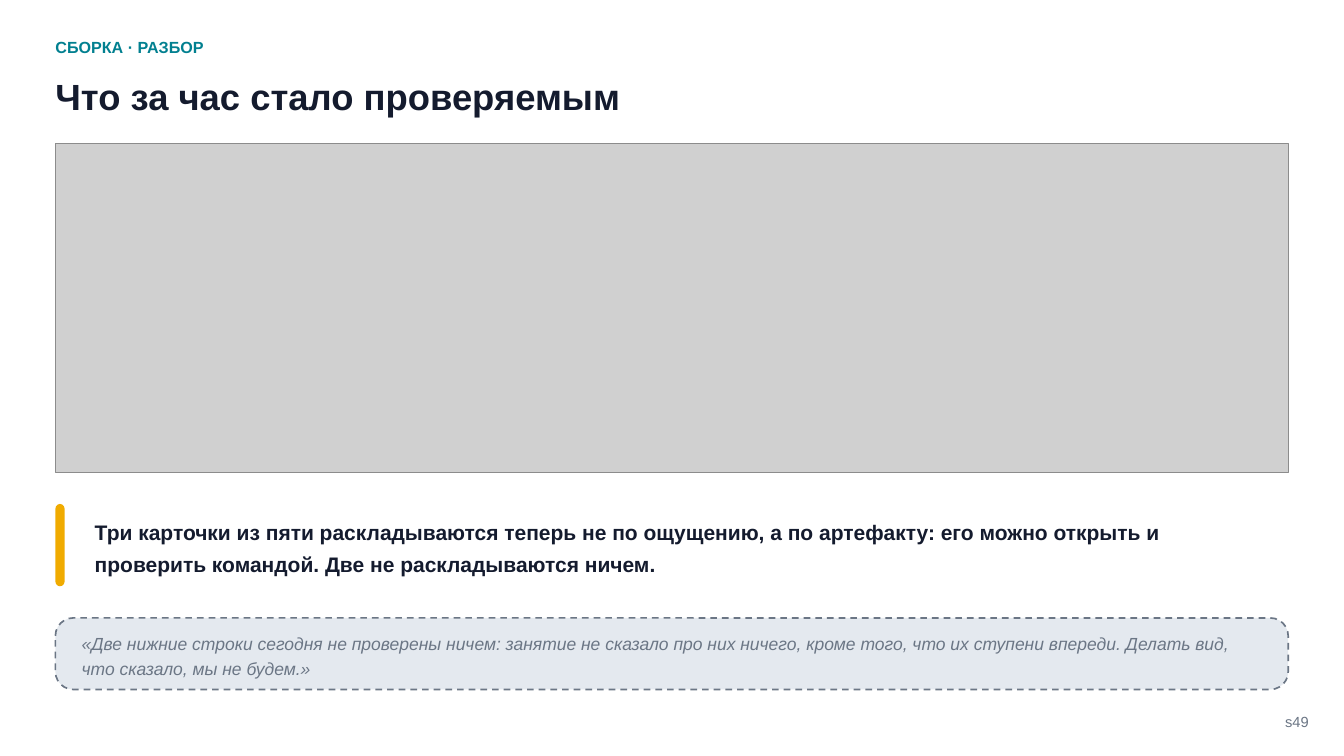
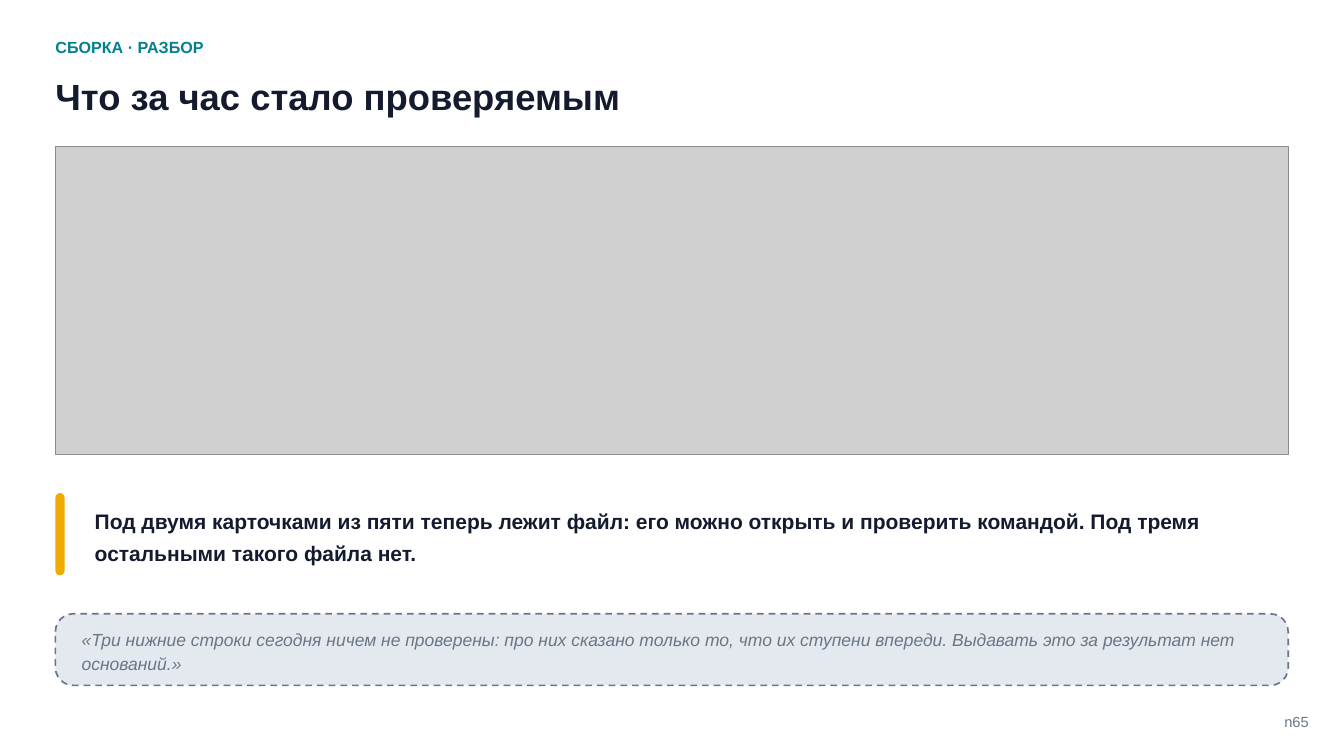
Before and after one commit to tellina-study/AI-usage-lessons, a slide deck: slide 65 of library/seminars/sem-05/rendered/sem-05.pptx (slide 49 before the commit). Drawn at 1344x756 pixels with LibreOffice and Linux fonts; fonts in the diff are those of the drawing; grey boxes stand for pictures. Boxes give left, top, right and bottom in pixels: in the first picture for what was removed or moved away, otherwise in the second. Text is boxed around its words. In the diff, an @@ line names an element or a change of style, - is before the commit and + after.

```diff
--- a/library/seminars/sem-05/rendered/sem-05.pptx
+++ b/library/seminars/sem-05/rendered/sem-05.pptx
@@ picture: place and size @@
-picture at (55,144,1289,473)
+picture at (55,146,1289,455)
@@ rounded rectangle: place and size @@
-rounded rectangle at (55,504,65,587)
+rounded rectangle at (55,493,65,576)
@@ text at (95,513,1199,565): text changed @@
-Три карточки из пяти раскладываются теперь не по ощущению, а по артефакту: его можно открыть и проверить командой. Две не раскладываются ничем.
+Под двумя карточками из пяти теперь лежит файл: его можно открыть и проверить командой. Под тремя остальными такого файла нет.
@@ rounded rectangle: place and size @@
-rounded rectangle at (55,618,1289,690)
+rounded rectangle at (55,614,1289,686)
@@ text at (82,633,1235,670): text changed @@
-«Две нижние строки сегодня не проверены ничем: занятие не сказало про них ничего, кроме того, что их ступени впереди. Делать вид, что сказало, мы не будем.»
+«Три нижние строки сегодня ничем не проверены: про них сказано только то, что их ступени впереди. Выдавать это за результат нет оснований.»
@@ text at (1284,717,1308,727): text changed @@
-s49
+n65
```
Also in this commit, not shown: 3 other slides changed, 61 slides added, 46 slides removed, 10 other files.
